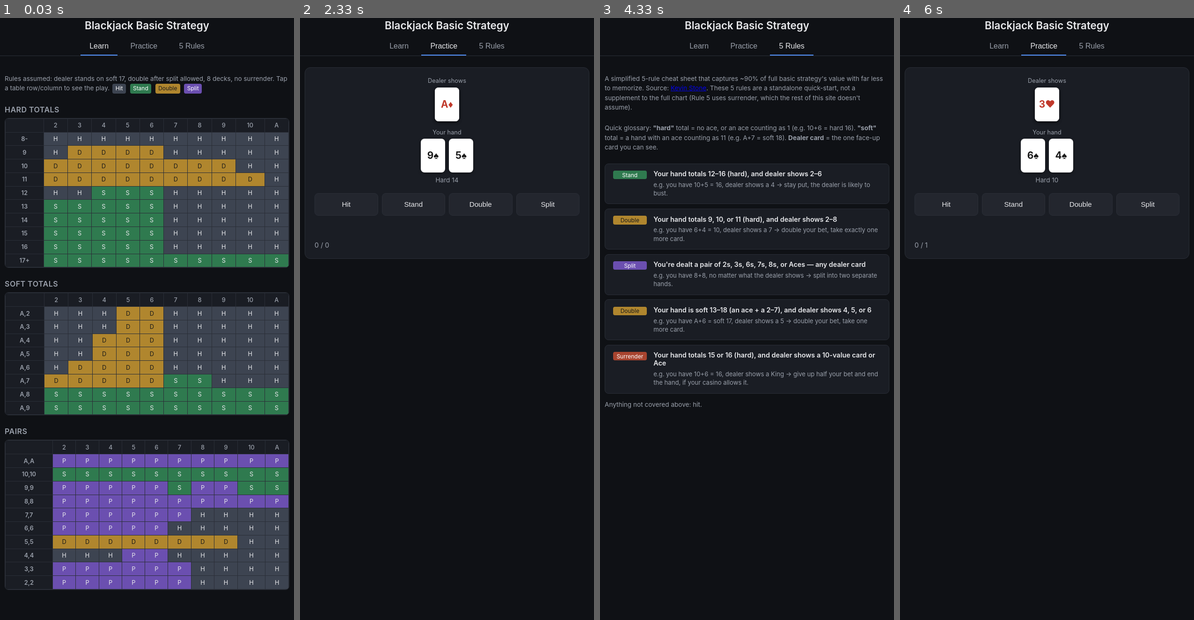
Above: before the commit, frames 1-4 (left to right).
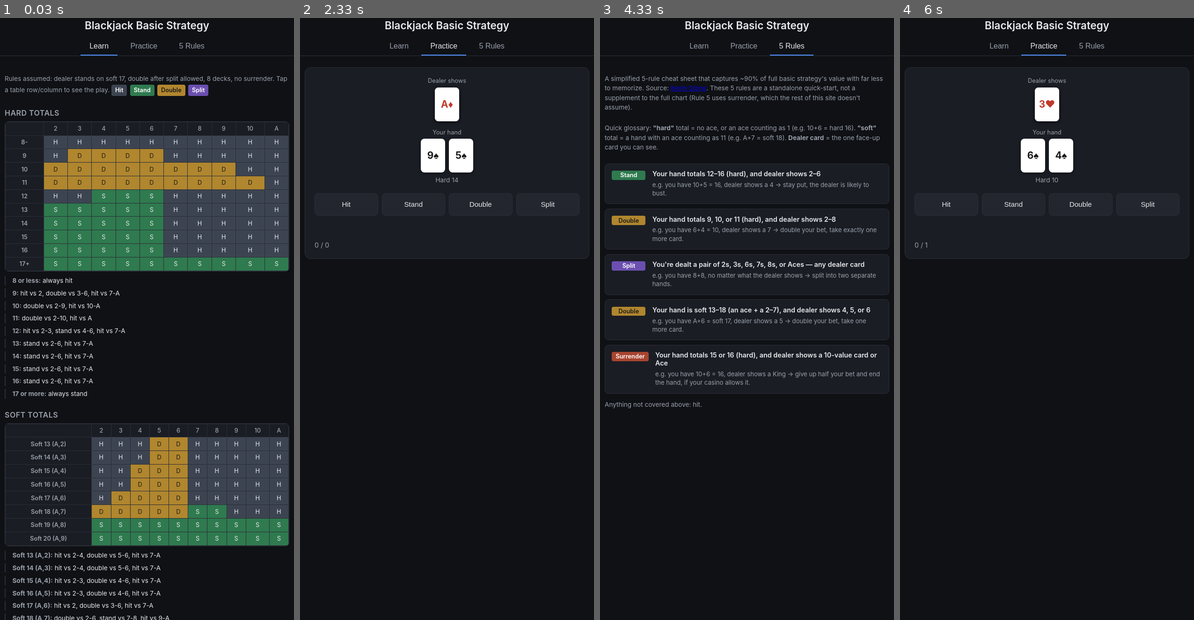
Above: after the commit, the same moments.

Repository: angusfng/blackjack
Game: browser game, page index.html
The game is run twice, just before and just after one commit, with the same random seed, the same clock (stepped at 60 frames per second) and the same inputs.
Inputs:
- Up to frame 1 (0.03 s): no input
- Up to frame 2 (2.33 s): click "Learn" at 1.27 s; click "Practice" at 2.02 s
- Up to frame 3 (4.33 s): click "Double" at 2.77 s; click "Next hand →" at 3.52 s; click "5 Rules" at 4.27 s
- Up to frame 4 (6 s): click "5 Rules" at 5.02 s; click "Practice" at 5.77 s

The runs differ from the first frame. In frame 1, 42% of the frame differs, in the area x 1-99%, y 10-100%; in frame 2, nothing differs; in frame 3, 4.0%; in frame 4, nothing differs.

Commit message:
Add plain-English rule lists under each strategy table
Generates prose (e.g. "Hard 12: hit vs 2-3, stand vs 4-6, hit vs
7-A") directly from the same HARD_TOTALS/SOFT_TOTALS/PAIRS data used
by the grid, so the wording can't drift out of sync with the chart.
Also bumps legend/swatch sizing for legibility.

Co-Authored-By: Claude Sonnet 5 <noreply@anthropic.com>

Diff:
--- a/app.js
+++ b/app.js
@@ -34,26 +34,56 @@
   });
 }
 
-buildTable(
-  document.getElementById('hard-table'),
-  [8, 9, 10, 11, 12, 13, 14, 15, 16, 17],
-  ['8-', '9', '10', '11', '12', '13', '14', '15', '16', '17+'],
-  HARD_TOTALS
-);
-
-buildTable(
-  document.getElementById('soft-table'),
-  [13, 14, 15, 16, 17, 18, 19, 20],
-  ['A,2', 'A,3', 'A,4', 'A,5', 'A,6', 'A,7', 'A,8', 'A,9'],
-  SOFT_TOTALS
-);
-
-buildTable(
-  document.getElementById('pair-table'),
-  ['A', '10', '9', '8', '7', '6', '5', '4', '3', '2'],
-  ['A,A', '10,10', '9,9', '8,8', '7,7', '6,6', '5,5', '4,4', '3,3', '2,2'],
-  PAIRS
-);
+const HARD_ROWS = [8, 9, 10, 11, 12, 13, 14, 15, 16, 17];
+const HARD_LABELS = ['8-', '9', '10', '11', '12', '13', '14', '15', '16', '17+'];
+
+const SOFT_ROWS = [13, 14, 15, 16, 17, 18, 19, 20];
+const SOFT_LABELS = ['Soft 13 (A,2)', 'Soft 14 (A,3)', 'Soft 15 (A,4)', 'Soft 16 (A,5)',
+  'Soft 17 (A,6)', 'Soft 18 (A,7)', 'Soft 19 (A,8)', 'Soft 20 (A,9)'];
+
+const PAIR_ROWS = ['A', '10', '9', '8', '7', '6', '5', '4', '3', '2'];
+const PAIR_LABELS = ['Pair of Aces', 'Pair of 10s', 'Pair of 9s', 'Pair of 8s', 'Pair of 7s',
+  'Pair of 6s', 'Pair of 5s', 'Pair of 4s', 'Pair of 3s', 'Pair of 2s'];
+
+buildTable(document.getElementById('hard-table'), HARD_ROWS, HARD_LABELS, HARD_TOTALS);
+buildTable(document.getElementById('soft-table'), SOFT_ROWS, SOFT_LABELS, SOFT_TOTALS);
+buildTable(document.getElementById('pair-table'), PAIR_ROWS, PAIR_LABELS, PAIRS);
+
+// ---------- Learn: plain-English rule lists (derived from the same data) ----------
+function summarizeRow(actions) {
+  const segments = [];
+  let i = 0;
+  while (i < actions.length) {
+    let j = i;
+    while (j + 1 < actions.length && actions[j + 1] === actions[i]) j++;
+    const label = i === j ? DEALER_COLS[i] : `${DEALER_COLS[i]}-${DEALER_COLS[j]}`;
+    segments.push({ action: actions[i], label });
+    i = j + 1;
+  }
+  return segments;
+}
+
+function rowToSentence(rowLabel, actions) {
+  const segments = summarizeRow(actions);
+  let text;
+  if (segments.length === 1) {
+    text = `always ${ACTION_NAMES[segments[0].action].toLowerCase()}`;
+  } else {
+    text = segments
+      .map(s => `${ACTION_NAMES[s.action].toLowerCase()} vs ${s.label}`)
+      .join(', ');
+  }
+  return `<li><strong>${rowLabel}:</strong> ${text}</li>`;
+}
+
+function renderRuleList(ulId, rows, rowLabels, dataMap) {
+  const ul = document.getElementById(ulId);
+  ul.innerHTML = rows.map((key, i) => rowToSentence(rowLabels[i], dataMap[key])).join('');
+}
+
+renderRuleList('hard-rules', HARD_ROWS, ['8 or less', '9', '10', '11', '12', '13', '14', '15', '16', '17 or more'], HARD_TOTALS);
+renderRuleList('soft-rules', SOFT_ROWS, SOFT_LABELS, SOFT_TOTALS);
+renderRuleList('pair-rules', PAIR_ROWS, PAIR_LABELS, PAIRS);
 
 // ---------- Practice: quiz ----------
 const RANKS = ['2','3','4','5','6','7','8','9','10','J','Q','K','A'];
--- a/index.html
+++ b/index.html
@@ -28,12 +28,15 @@
 
       <h2>Hard Totals</h2>
       <div class="table-scroll"><table id="hard-table"></table></div>
+      <ul id="hard-rules" class="plain-rules"></ul>
 
       <h2>Soft Totals</h2>
       <div class="table-scroll"><table id="soft-table"></table></div>
+      <ul id="soft-rules" class="plain-rules"></ul>
 
       <h2>Pairs</h2>
       <div class="table-scroll"><table id="pair-table"></table></div>
+      <ul id="pair-rules" class="plain-rules"></ul>
     </section>
 
     <section id="practice" class="tab-panel">
--- a/style.css
+++ b/style.css
@@ -75,11 +75,12 @@
 
 .swatch {
   display: inline-block;
-  padding: 0.1rem 0.4rem;
+  padding: 0.15rem 0.5rem;
   border-radius: 4px;
   color: #fff;
-  font-size: 0.75rem;
-  margin: 0 0.15rem;
+  font-size: 0.8rem;
+  font-weight: 600;
+  margin: 0.15rem 0.15rem 0.15rem 0;
 }
 
 h2 {
@@ -173,6 +174,27 @@
   font-size: 0.82rem;
   color: var(--muted);
   line-height: 1.4;
+}
+
+.plain-rules {
+  list-style: none;
+  margin: 0.6rem 0 0;
+  padding: 0;
+  display: flex;
+  flex-direction: column;
+  gap: 0.4rem;
+}
+
+.plain-rules li {
+  font-size: 0.85rem;
+  line-height: 1.5;
+  color: var(--text);
+  padding-left: 0.9rem;
+  border-left: 2px solid var(--border);
+}
+
+.plain-rules strong {
+  color: var(--muted);
 }
 
 /* Practice */
